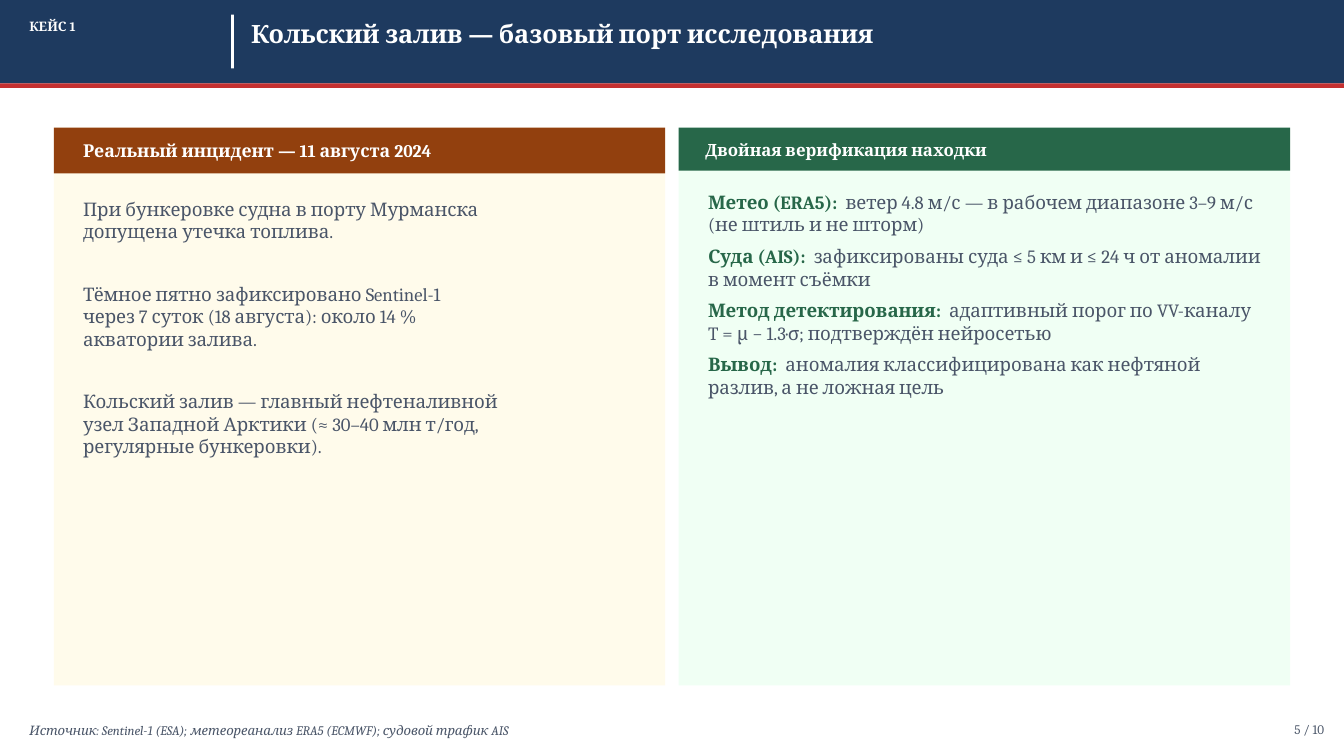
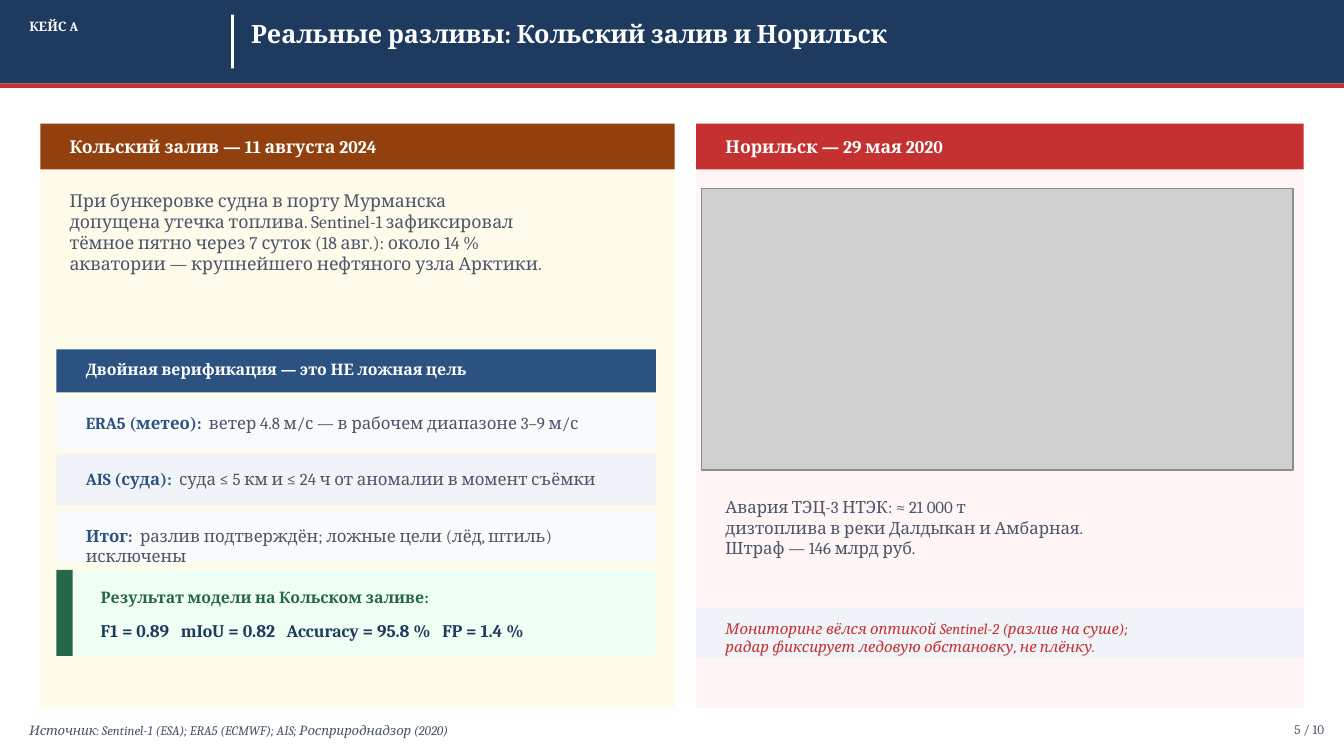
Before and after one commit to Confucius-hub/spbu_db_hw, a slide deck: slide 5 of thesis/presentation/Презентация_ВКР_2026.pptx. Drawn at 1344x756 pixels with LibreOffice and Linux fonts; fonts in the diff are those of the drawing; grey boxes stand for pictures. Boxes give left, top, right and bottom in pixels: in the first picture for what was removed or moved away, otherwise in the second. Text is boxed around its words. In the diff, an @@ line names an element or a change of style, - is before the commit and + after.

```diff
--- a/thesis/presentation/Презентация_ВКР_2026.pptx
+++ b/thesis/presentation/Презентация_ВКР_2026.pptx
@@ text at bbox=[29, 19, 79, 31]: text changed @@
-КЕЙС 1
+КЕЙС A
@@ text at bbox=[251, 23, 888, 49]: text changed @@
-Кольский залив — базовый порт исследования
+Реальные разливы: Кольский залив и Норильск
@@ rectangle: place and size @@
-rectangle at bbox=[54, 128, 665, 173]
+rectangle at bbox=[40, 124, 675, 169]
@@ rectangle: place and size @@
-rectangle at bbox=[54, 128, 665, 685]
+rectangle at bbox=[40, 124, 675, 708]
@@ text at bbox=[70, 139, 376, 158]: text changed @@
-Реальный инцидент — 11 августа 2024
+Кольский залив — 11 августа 2024
@@ rectangle: place and size @@
-rectangle at bbox=[679, 128, 1290, 171]
+rectangle at bbox=[696, 124, 1304, 169]
@@ rectangle at bbox=[696, 124, 1304, 169]: fill #276749 to #C53030 @@
@@ rectangle: place and size @@
-rectangle at bbox=[679, 128, 1290, 685]
+rectangle at bbox=[696, 124, 1304, 708]
@@ rectangle at bbox=[696, 124, 1304, 708]: fill #F0FFF4 to #FFF5F5 @@
@@ text removed at bbox=[705, 143, 986, 160] @@
-Двойная верификация находки
@@ text added at bbox=[725, 140, 943, 158], 9.5 pt, text #FFFFFF, bold @@
+Норильск — 29 мая 2020
@@ text "При бункеровке судна в порту ...": place and size @@
-text "При бункеровке судна в порту ..." at bbox=[83, 202, 498, 458]
+text "При бункеровке судна в порту ..." at bbox=[70, 193, 538, 275]
@@ text at bbox=[70, 193, 446, 212]: size 10 to 9.5 pt in "При бункеровке судна в порту Мурманска" @@
@@ picture added at bbox=[702, 188, 1293, 470] @@
@@ text at bbox=[70, 211, 538, 275]: text changed; size 10 to 9.5 pt @@
-допущена утечка топлива.
-Тёмное пятно зафиксировано Sentinel-1
-через 7 суток (18 августа): около 14 %
-акватории залива.
-Кольский залив — главный нефтеналивной
-узел Западной Арктики (≈ 30–40 млн т/год,
-регулярные бункеровки).
+допущена утечка топлива. Sentinel-1 зафиксировал
+тёмное пятно через 7 суток (18 авг.): около 14 %
+акватории — крупнейшего нефтяного узла Арктики.
@@ rectangle added at bbox=[56, 349, 656, 392], fill #2C5282 @@
@@ text added at bbox=[86, 363, 466, 379], 8.5 pt, text #FFFFFF, bold @@
+Двойная верификация — это НЕ ложная цель
@@ rectangle added at bbox=[56, 398, 656, 449], fill #F8FAFC @@
@@ text at bbox=[86, 416, 578, 433]: text changed; size 10 to 9 pt @@
-Метео (ERA5): ветер 4.8 м/с — в рабочем диапазоне 3–9 м/с (не штиль и не шторм)
-Суда (AIS): зафиксированы суда ≤ 5 км и ≤ 24 ч от аномалии в момент съёмки
-Метод детектирования: адаптивный порог по VV-каналу T = μ − 1.3·σ; подтверждён нейросетью
-Вывод: аномалия классифицирована как нефтяной разлив, а не ложная цель
+ERA5 (метео): ветер 4.8 м/с — в рабочем диапазоне 3–9 м/с
@@ rectangle added at bbox=[56, 454, 656, 505], fill #F0F4F8 @@
@@ text added at bbox=[86, 472, 595, 489], 9 pt, text #4A5568 @@
+AIS (суда): суда ≤ 5 км и ≤ 24 ч от аномалии в момент съёмки
@@ text added at bbox=[725, 501, 1080, 558], 9 pt, text #4A5568 @@
+Авария ТЭЦ-3 НТЭК: ≈ 21 000 т
+дизтоплива в реки Далдыкан и Амбарная.
+Штраф — 146 млрд руб.
@@ rectangle added at bbox=[56, 511, 656, 562], fill #F8FAFC @@
@@ text added at bbox=[86, 529, 545, 562], 9 pt, text #4A5568 @@
+Итог: разлив подтверждён; ложные цели (лёд, штиль) исключены
@@ rectangle added at bbox=[56, 570, 656, 656], fill #F0FFF4 @@
@@ rectangle added at bbox=[56, 570, 73, 656], fill #276749 @@
@@ text added at bbox=[101, 591, 425, 607], 8.5 pt, text #276749, bold @@
+Результат модели на Кольском заливе:
@@ text added at bbox=[101, 625, 503, 641], 9.5 pt, text #1E3A5F, bold @@
+F1 = 0.89 mIoU = 0.82 Accuracy = 95.8 % FP = 1.4 %
@@ rectangle added at bbox=[696, 607, 1304, 659], fill #F0F4F8 @@
@@ text added at bbox=[725, 622, 1119, 656], 8 pt, text #C53030, italic @@
+Мониторинг вёлся оптикой Sentinel-2 (разлив на суше);
+радар фиксирует ледовую обстановку, не плёнку.
@@ text at bbox=[29, 725, 448, 738]: text changed @@
-Источник: Sentinel-1 (ESA); метеореанализ ERA5 (ECMWF); судовой трафик AIS
+Источник: Sentinel-1 (ESA); ERA5 (ECMWF); AIS; Росприроднадзор (2020)
```
Also in this commit, not shown: 6 other slides changed, 2 slides added, 2 slides removed, 11 other files.
